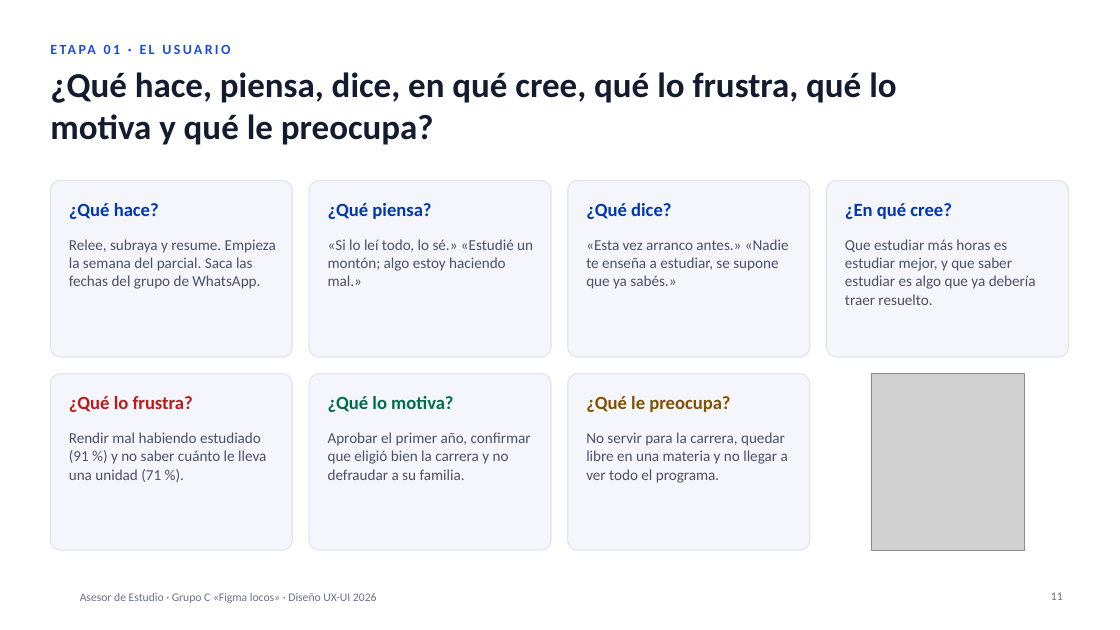
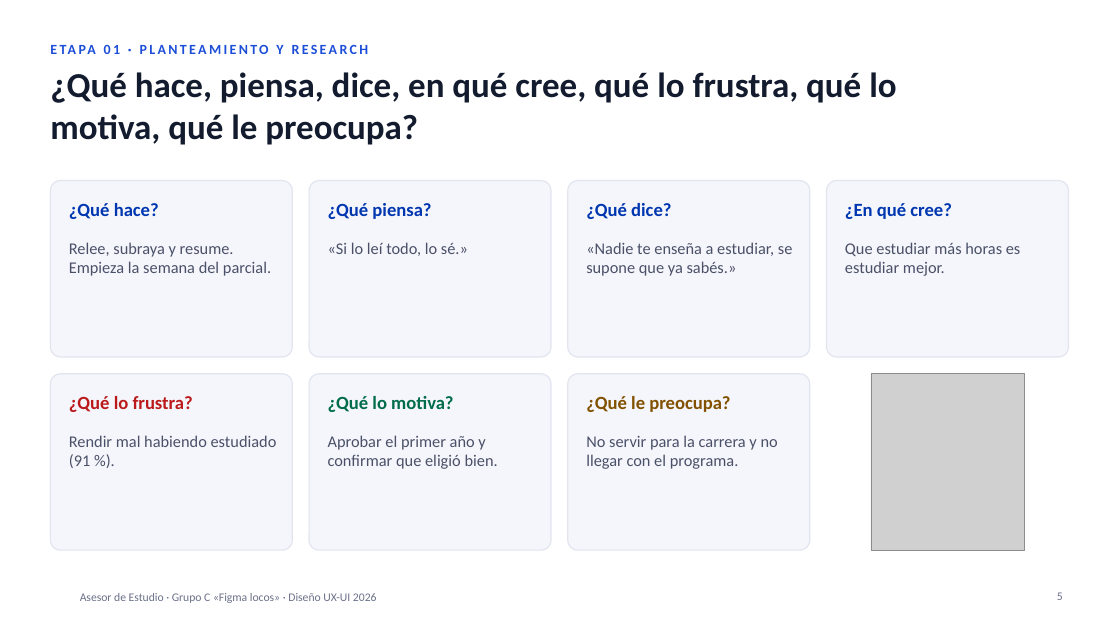
Before and after one commit to vichen12/ux-final, a slide deck: slide 5 of presentacion/GrupoC_AsesorDeEstudio_2026.pptx (slide 11 before the commit). Drawn at 1120x630 pixels with LibreOffice and Linux fonts; fonts in the diff are those of the drawing; grey boxes stand for pictures; background and template pictures are left out. Boxes give left, top, right and bottom in pixels: in the first picture for what was removed or moved away, otherwise in the second. Text is boxed around its words. In the diff, an @@ line names an element or a change of style, - is before the commit and + after.

```diff
--- a/presentacion/GrupoC_AsesorDeEstudio_2026.pptx
+++ b/presentacion/GrupoC_AsesorDeEstudio_2026.pptx
@@ text at bbox=[276, 45, 283, 54]: text changed @@
-ETAPA 01 · EL USUARIO
+ETAPA 01 · PLANTEAMIENTO Y RESEARCH
@@ title at bbox=[50, 72, 896, 145]: text changed @@
-¿Qué hace, piensa, dice, en qué cree, qué lo frustra, qué lo motiva y qué le preocupa?
+¿Qué hace, piensa, dice, en qué cree, qué lo frustra, qué lo motiva, qué le preocupa?
@@ text at bbox=[69, 242, 271, 276]: text changed; size 13 to 14 pt @@
-Relee, subraya y resume. Empieza la semana del parcial. Saca las fechas del grupo de WhatsApp.
+Relee, subraya y resume. Empieza la semana del parcial.
@@ text at bbox=[328, 242, 468, 256]: text changed; size 13 to 14 pt @@
-«Si lo leí todo, lo sé.» «Estudié un montón; algo estoy haciendo mal.»
+«Si lo leí todo, lo sé.»
@@ text at bbox=[586, 242, 793, 276]: text changed; size 13 to 14 pt @@
-«Esta vez arranco antes.» «Nadie te enseña a estudiar, se supone que ya sabés.»
+«Nadie te enseña a estudiar, se supone que ya sabés.»
@@ text at bbox=[845, 242, 1021, 276]: text changed; size 13 to 14 pt @@
-Que estudiar más horas es estudiar mejor, y que saber estudiar es algo que ya debería traer resuelto.
+Que estudiar más horas es estudiar mejor.
@@ text at bbox=[69, 435, 277, 468]: text changed; size 13 to 14 pt @@
-Rendir mal habiendo estudiado (91 %) y no saber cuánto le lleva una unidad (71 %).
+Rendir mal habiendo estudiado (91 %).
@@ text at bbox=[328, 435, 498, 469]: text changed; size 13 to 14 pt @@
-Aprobar el primer año, confirmar que eligió bien la carrera y no defraudar a su familia.
+Aprobar el primer año y confirmar que eligió bien.
@@ text at bbox=[586, 435, 778, 469]: text changed; size 13 to 14 pt @@
-No servir para la carrera, quedar libre en una materia y no llegar a ver todo el programa.
+No servir para la carrera y no llegar con el programa.
@@ page number at bbox=[1057, 592, 1063, 600]: text changed @@
-11
+5
```
Also in this commit, not shown: 13 other slides changed, 11 slides added, 59 slides removed, 2 other files.
